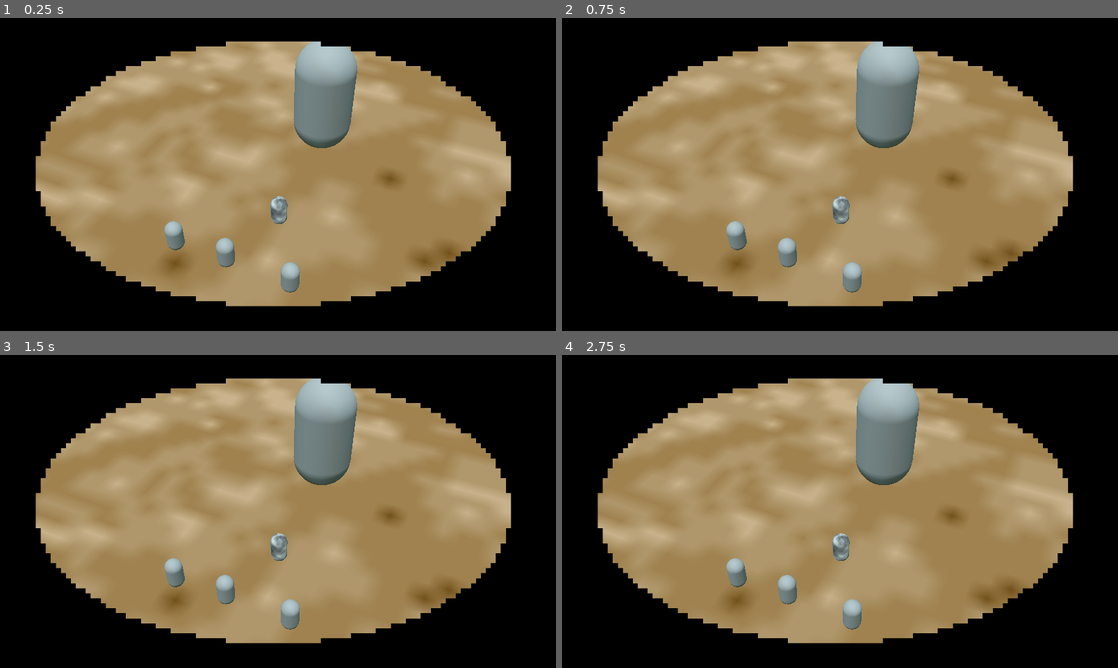
Above: before the commit, frames 1-4 (two rows, left to right).
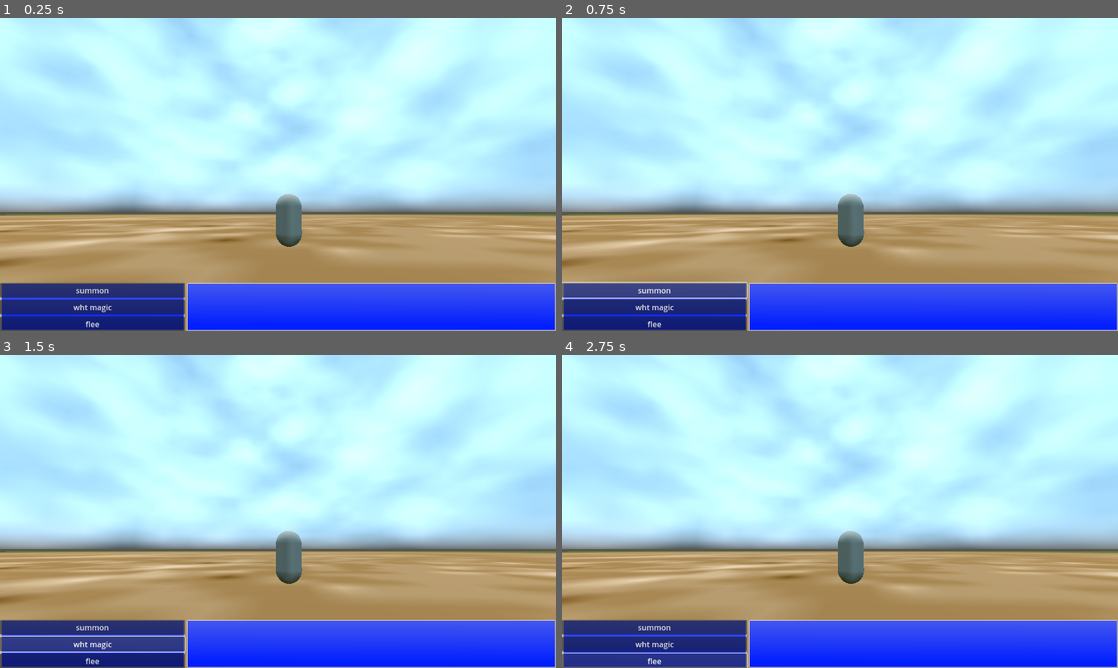
Above: after the commit, the same moments.

Repository: ludovino/BuiltToScale2024
Game: Godot game, scene res://battle/battle_scene.tscn
Two runs of this game, one before a commit and one after it. Both use one fixed random seed, a clock stepped at 60 frames per second and the inputs below.
Inputs (mouse positions are in pixels of both pictures, inside the frame that each line leads up to):
- Up to frame 1 (0.25 s): no input
- Up to frame 2 (0.75 s): click (656, 290) at 0.5 s, where only the run after the commit has a clickable "summon"
- Up to frame 3 (1.5 s): click (94, 642) at 1.25 s, where only the run after the commit has a clickable "wht magic"
- Up to frame 4 (2.75 s): click (656, 661) at 2 s, where only the run after the commit has a clickable "flee"

The runs differ from the first frame. In frame 1, 92% of the frame differs, in the area x 0-100%, y 0-100%; in frame 2, 92%; in frame 3, 92%; in frame 4, 92%.

Commit message:
set up hell gates scene

Diff:
--- a/battle/battle_scene.tscn
+++ b/battle/battle_scene.tscn
@@ -1,10 +1,11 @@
-[gd_scene load_steps=18 format=3 uid="uid://yavtuvbed3fv"]
+[gd_scene load_steps=20 format=3 uid="uid://yavtuvbed3fv"]
 
 [ext_resource type="Script" path="res://global_scripts/battle.gd" id="1_gisox"]
 [ext_resource type="PackedScene" uid="uid://dndy3wxgd4f41" path="res://example/push_the_button.tscn" id="2_rpkcf"]
 [ext_resource type="Texture2D" uid="uid://ymeav3v4k8rf" path="res://battle/textures/grasstemp.png" id="3_6htwh"]
 [ext_resource type="PackedScene" uid="uid://n1ikks0vo2ff" path="res://demon_pov/demon_pov.tscn" id="3_ohcvm"]
 [ext_resource type="Theme" uid="uid://bnkkaqan68p1r" path="res://retro_theme.tres" id="5_rss0e"]
+[ext_resource type="PackedScene" uid="uid://bjladx7ipnkeo" path="res://hell_gates/hell_gates_scene.tscn" id="6_flynk"]
 
 [sub_resource type="FastNoiseLite" id="FastNoiseLite_cpqc4"]
 noise_type = 5
@@ -62,9 +63,11 @@
 
 [sub_resource type="CapsuleMesh" id="CapsuleMesh_e1qd3"]
 
+[sub_resource type="CapsuleMesh" id="CapsuleMesh_c60ml"]
+
 [node name="Battle" type="Node3D" node_paths=PackedStringArray("battle_ui")]
 script = ExtResource("1_gisox")
-minigame_scenes = Array[PackedScene]([ExtResource("3_ohcvm"), ExtResource("2_rpkcf")])
+minigame_scenes = Array[PackedScene]([ExtResource("6_flynk"), ExtResource("3_ohcvm"), ExtResource("2_rpkcf")])
 battle_ui = NodePath("Control")
 
 [node name="MeshInstance3D" type="MeshInstance3D" parent="."]
@@ -149,3 +152,9 @@
 [node name="CowEnemy" type="MeshInstance3D" parent="."]
 transform = Transform3D(4, 0, 0, 0, 4, 0, 0, 0, 4, -0.387, 3.85156, -8.366)
 mesh = SubResource("CapsuleMesh_e1qd3")
+
+[node name="Player" type="MeshInstance3D" parent="."]
+transform = Transform3D(1, 0, 0, 0, 1, 0, 0, 0, 1, 0, 1, 13.007)
+mesh = SubResource("CapsuleMesh_c60ml")
+
+[node name="HellGatesScene" parent="." instance=ExtResource("6_flynk")]
--- /dev/null
+++ b/hell_gates/hell_gates_minigame.gd
@@ -0,0 +1,29 @@
+extends Minigame
+
+@export var meter_deplete_per_second : float
+@export var button_press_increment : float
+@export var button_meter_goal : float
+
+var current_hell_meter : float
+
+
+# Called when the node enters the scene tree for the first time.
+func _ready() -> void:
+	pass # Replace with function body.
+
+
+# Called every frame. 'delta' is the elapsed time since the previous frame.
+func _process(delta: float) -> void:
+	_updateInput(delta)
+	pass
+
+func _updateInput(delta : float) -> void:
+	var meter_deplete_this_frame = meter_deplete_per_second * delta
+	current_hell_meter -= meter_deplete_this_frame
+	if(Input.is_action_just_pressed("minigame_button_1")):
+		current_hell_meter += button_press_increment
+		#print("BRUH pressed the hell button - increment hell energy")
+
+	#print("HELLO hell value " + str(current_hell_meter))
+	if(current_hell_meter >= button_meter_goal):
+		succeeded.emit()
--- /dev/null
+++ b/hell_gates/hell_gates_scene.tscn
@@ -0,0 +1,13 @@
+[gd_scene load_steps=2 format=3 uid="uid://bjladx7ipnkeo"]
+
+[ext_resource type="Script" path="res://hell_gates/hell_gates_minigame.gd" id="1_83w61"]
+
+[node name="HellGatesScene" type="Node3D"]
+script = ExtResource("1_83w61")
+meter_deplete_per_second = 10.0
+button_press_increment = 3.0
+button_meter_goal = 100.0
+
+[node name="Camera3D" type="Camera3D" parent="."]
+transform = Transform3D(-0.99872, -0.00908849, -0.0497537, 0, 0.983722, -0.179696, 0.0505769, -0.179466, -0.982463, -0.00352788, 1.29015, 4.92609)
+current = true
